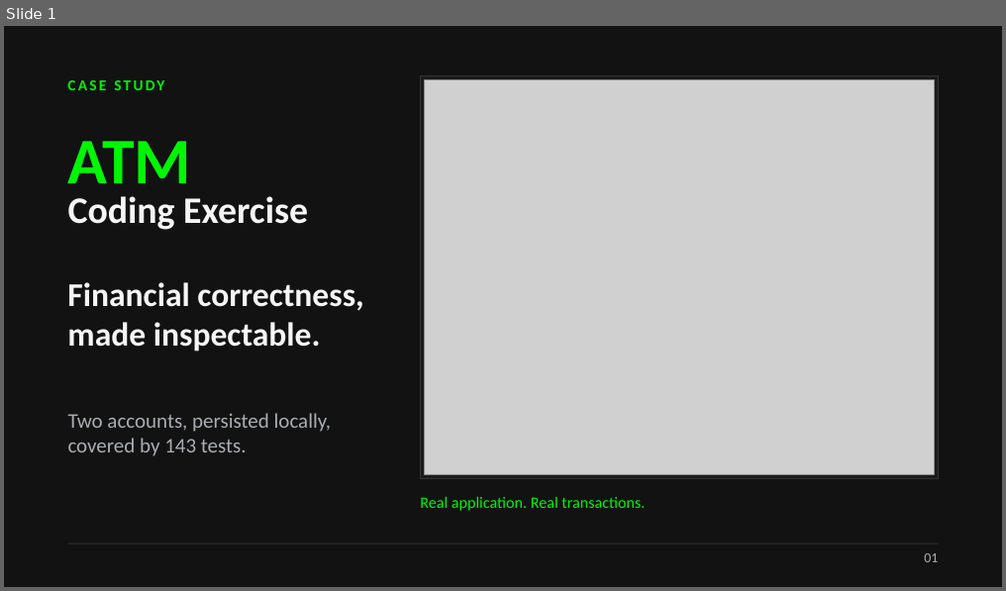
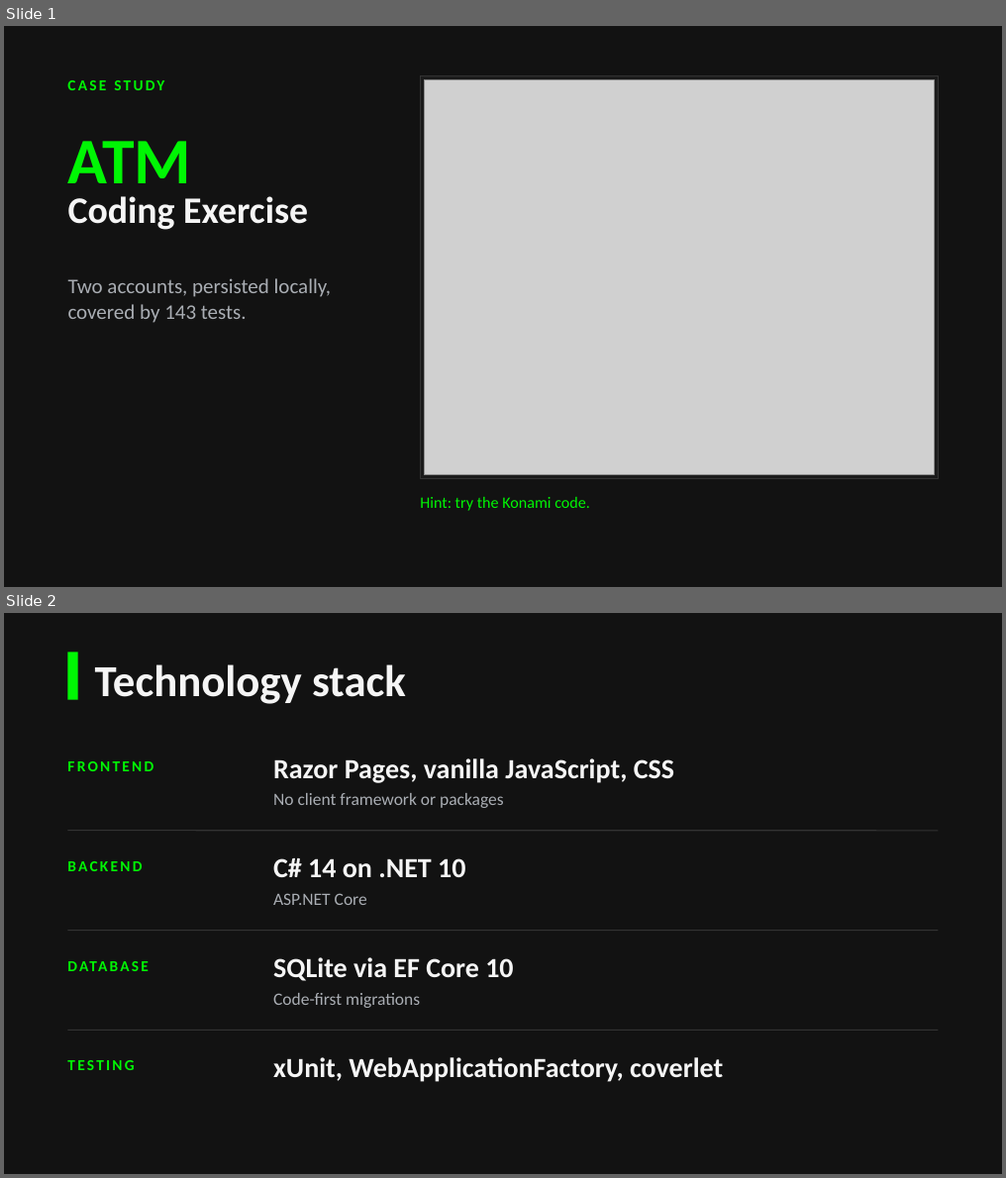
Before and after one commit to johndifini/atm, a slide deck: design/atm-deck.pptx. Shown one above the other, each under a label of ours: slide 1 before the commit, slides 1 and 2 after it. The pictures are 1006x591 and 1006x1178 pixels, drawn with LibreOffice and Linux fonts; fonts in the diff are those of the drawing; grey boxes stand for pictures. Boxes give left, top, right and bottom in pixels: in the first picture for what was removed or moved away, otherwise in the second. Text is boxed around its words. In the diff, an @@ line names an element or a change of style, - is before the commit and + after.

```diff
--- a/design/atm-deck.pptx
+++ b/design/atm-deck.pptx
@@ slide 2 added at (4,613,1002,1174), background #121212 @@
@@ rectangle added at (68,652,78,700), fill #00F604 @@
@@ text added at (95,664,406,704), 32 pt, text #F5F5F5, bold @@
+Technology stack
@@ text added at (273,759,674,783), 20 pt, text #F5F5F5, bold @@
+Razor Pages, vanilla JavaScript, CSS
@@ text added at (67,761,153,771), 11 pt, text #00F604, bold @@
+FRONTEND
@@ text added at (273,793,504,808), 12.5 pt, text #A9ADB3 @@
+No client framework or packages
@@ line added from (68, 831) to (938, 831), #333333 0.75 pt @@
@@ text added at (67,861,142,871), 11 pt, text #00F604, bold @@
+BACKEND
@@ text added at (273,859,465,877), 20 pt, text #F5F5F5, bold @@
+C# 14 on .NET 10
@@ text added at (273,893,367,905), 12.5 pt, text #A9ADB3 @@
+ASP.NET Core
@@ line added from (68, 931) to (938, 931), #333333 0.75 pt @@
@@ text added at (68,957,257,981), 11 pt, text #00F604, bold @@
+DATABASE
@@ text added at (273,958,513,981), 20 pt, text #F5F5F5, bold @@
+SQLite via EF Core 10
@@ text added at (273,993,420,1008), 12.5 pt, text #A9ADB3 @@
+Code-first migrations
@@ line added from (68, 1030) to (938, 1030), #333333 0.75 pt @@
@@ text added at (273,1058,723,1082), 20 pt, text #F5F5F5, bold @@
+xUnit, WebApplicationFactory, coverlet
@@ text added at (67,1060,134,1070), 11 pt, text #00F604, bold @@
+TESTING
@@ slide 1 changed as well @@
@@ text removed at (67,282,363,352) @@
-Financial correctness,
-made inspectable.
@@ text "Two accounts, persisted locally,": place and size @@
-text "Two accounts, persisted locally," at (68,413,331,457)
+text "Two accounts, persisted locally," at (68,278,331,323)
@@ text at (420,497,590,511): text changed @@
-Real application. Real transactions.
+Hint: try the Konami code.
@@ line removed from (68, 544) to (938, 544) @@
@@ text removed at (924,554,938,563) @@
-01
```
Also in this commit, not shown: 4 other slides changed, 2 slides removed, 2 other files.
